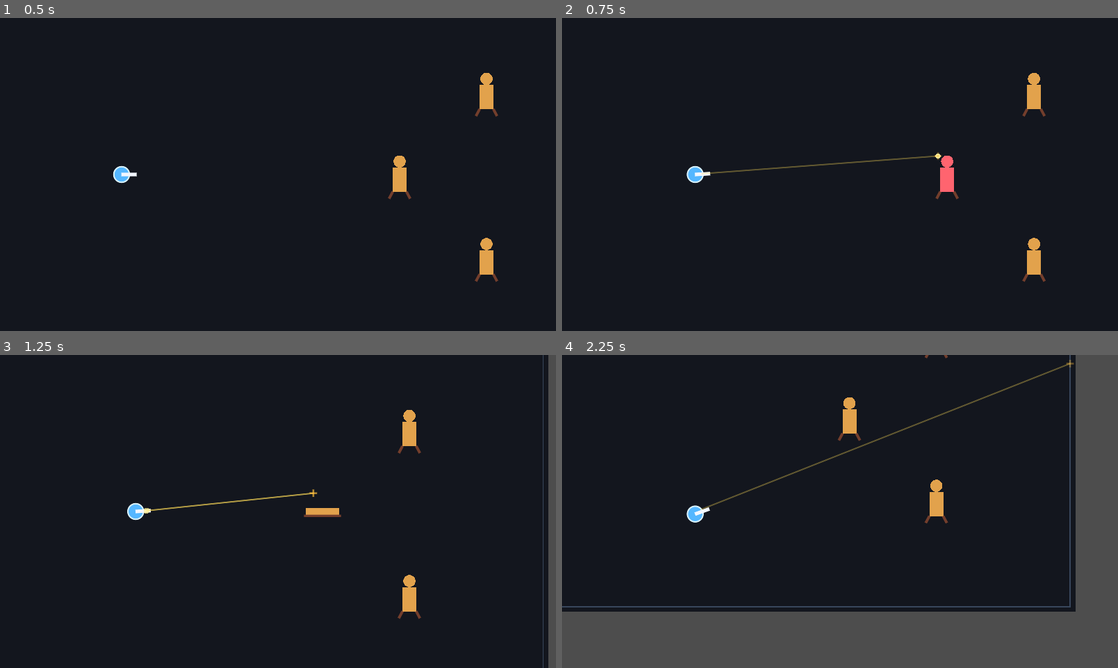
Above: before the commit, frames 1-4 (two rows, left to right).
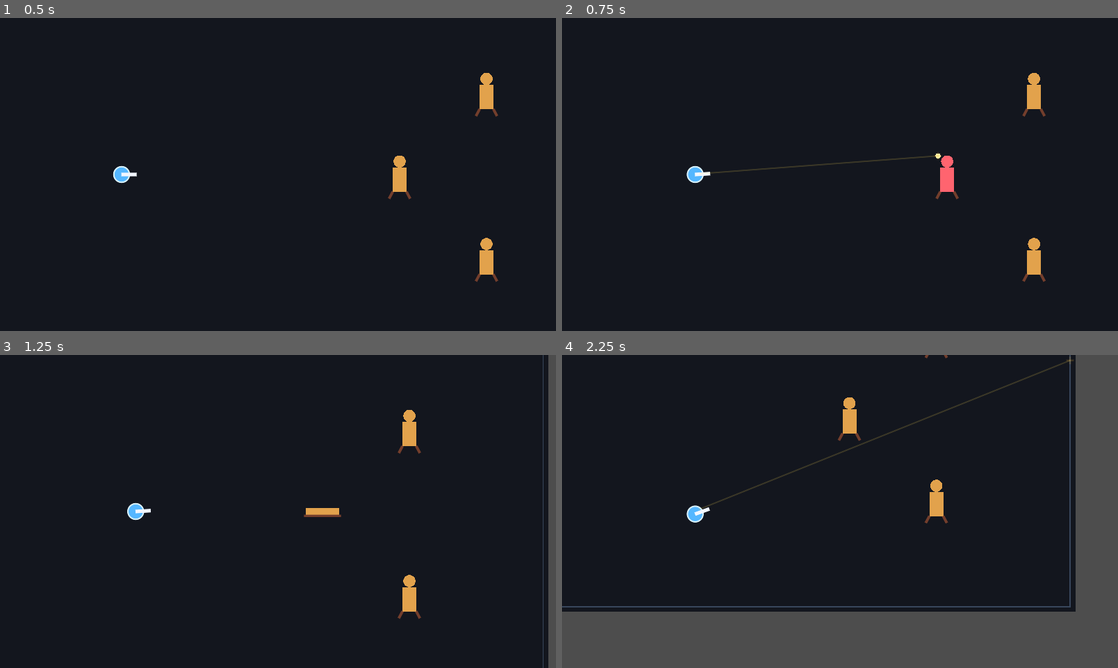
Above: after the commit, the same moments.

Repository: CarlHavingFun/GOGO
Game: Godot game, scene res://scenes/run/m0_ak_lab.tscn
The game is run twice, just before and just after one commit, with the same random seed, the same clock (stepped at 60 frames per second) and the same inputs.
Inputs (mouse positions are in pixels of both pictures, inside the frame that each line leads up to):
- Up to frame 1 (0.5 s): no input
- Up to frame 2 (0.75 s): tap Enter at 0.5 s; move the mouse to (962, 158) at 0.52 s; press the mouse at (962, 158) at 0.53 s; hold D (move_right) from 0.53 s (still down)
- Up to frame 3 (1.25 s): keep holding D (move_right)
- Up to frame 4 (2.25 s): move the mouse to (728, 527) at 1.27 s; release D (move_right) at 1.28 s; release the mouse at (728, 527) at 1.28 s; hold S (move_down) 1.28-2.03 s; click (728, 527) at 1.35 s; move the mouse to (895, 442) at 2.02 s; press the mouse at (895, 442) at 2.03 s; hold D (move_right) from 2.03 s (still down)

Frame 1 is identical in both runs. In frame 2, 0.2% of the frame differs, in the area x 24-69%, y 42-50%; in frame 3, 0.2%; in frame 4, 0.6%, in the area x 24-93%, y 0-50%.

Commit message:
fix: preserve AK cadence and hit semantics

Diff:
--- a/src/actors/training_dummy.gd
+++ b/src/actors/training_dummy.gd
@@ -28,11 +28,13 @@
 			_reset_dummy()
 	queue_redraw()
 
-func take_hit(damage: int, hit_position: Vector2) -> void:
+func take_hit(damage: int, hit_position: Vector2) -> int:
 	if is_knocked_down:
-		return
-	var applied_damage: int = maxi(0, damage)
-	current_health = maxi(0, current_health - applied_damage)
+		return 0
+	var applied_damage: int = mini(current_health, maxi(0, damage))
+	if applied_damage == 0:
+		return 0
+	current_health -= applied_damage
 	_last_hit_local_position = to_local(hit_position)
 	_hit_flash_remaining_seconds = HIT_FLASH_DURATION_SECONDS
 	hit_taken.emit(applied_damage, hit_position, current_health)
@@ -41,6 +43,7 @@
 		_reset_remaining_seconds = reset_delay_seconds
 		knocked_down.emit()
 	queue_redraw()
+	return applied_damage
 
 func get_current_health() -> int:
 	return current_health
--- a/src/combat/weapon_controller.gd
+++ b/src/combat/weapon_controller.gd
@@ -50,11 +50,13 @@
 	if _runtime == null:
 		return
 	var was_reloading: bool = _runtime.is_reloading
-	_runtime.tick(delta_seconds)
+	var fire_is_held: bool = Input.is_action_pressed("fire")
+	_runtime.tick(delta_seconds, fire_is_held)
 	if Input.is_action_just_pressed("reload"):
 		_runtime.start_reload()
-	if Input.is_action_pressed("fire"):
-		_attempt_fire()
+	if fire_is_held:
+		while _attempt_fire():
+			pass
 	_emit_reload_transition(was_reloading, _runtime.is_reloading)
 	_emit_state_if_changed()
 
@@ -95,9 +97,9 @@
 		"spread_degrees": get_current_spread_degrees(),
 	}
 
-func _attempt_fire() -> void:
+func _attempt_fire() -> bool:
 	if not _runtime.try_fire():
-		return
+		return false
 	var aim_direction: Vector2 = _shooter.get_aim_direction()
 	var origin: Vector2 = _shooter.global_position + aim_direction * MUZZLE_OFFSET_PIXELS
 	var shot_direction: Vector2 = _sample_shot_direction(aim_direction, _shooter.is_moving())
@@ -113,10 +115,12 @@
 		end_position = result.get("position", maximum_end_position) as Vector2
 		var dummy: TrainingDummy = result.get("collider") as TrainingDummy
 		if dummy != null:
-			dummy.take_hit(weapon_definition.damage, end_position)
-			hit_confirmed.emit(dummy, weapon_definition.damage, end_position)
+			var applied_damage: int = dummy.take_hit(weapon_definition.damage, end_position)
+			if applied_damage > 0:
+				hit_confirmed.emit(dummy, applied_damage, end_position)
 	_feedback.present_shot(origin, end_position, did_hit)
 	shot_fired.emit(origin, end_position, did_hit)
+	return true
 
 func _sample_shot_direction(aim_direction: Vector2, is_shooter_moving: bool) -> Vector2:
 	var safe_aim_direction: Vector2 = Vector2.RIGHT if aim_direction.is_zero_approx() else aim_direction.normalized()
--- a/src/combat/weapon_runtime.gd
+++ b/src/combat/weapon_runtime.gd
@@ -26,7 +26,7 @@
 		return false
 	current_ammo -= 1
 	recoil = minf(recoil + _recoil_per_shot(), 100.0)
-	_shot_cooldown_remaining = 1.0 / _shots_per_second()
+	_shot_cooldown_remaining += 1.0 / _shots_per_second()
 	if current_ammo == 0:
 		start_reload()
 	return true
@@ -38,8 +38,11 @@
 	_reload_remaining = _reload_duration()
 	return true
 
-func tick(delta_seconds: float) -> void:
-	_shot_cooldown_remaining = maxf(0.0, _shot_cooldown_remaining - delta_seconds)
+func tick(delta_seconds: float, preserve_fire_cooldown_overflow: bool = false) -> void:
+	if preserve_fire_cooldown_overflow and current_ammo > 0 and not is_reloading:
+		_shot_cooldown_remaining -= delta_seconds
+	else:
+		_shot_cooldown_remaining = maxf(0.0, _shot_cooldown_remaining - delta_seconds)
 	recoil = maxf(0.0, recoil - _recoil_recovery_per_second() * delta_seconds)
 	if not is_reloading:
 		return
--- a/tests/integration/test_playable_scene.gd
+++ b/tests/integration/test_playable_scene.gd
@@ -4,8 +4,15 @@
 const PLAYABLE_SCENE_PATH: String = "res://scenes/run/m0_ak_lab.tscn"
 const DIAGONAL_COMPONENT: float = 0.70710678
 const FLOAT_TOLERANCE: float = 0.0001
+const PHYSICS_FRAMES_PER_SECOND: int = 60
+const EXPECTED_SHOTS_AFTER_ONE_SECOND: int = 9
+const EXPECTED_SHOTS_AFTER_TWO_SECONDS: int = 17
 
-func run() -> Array[String]:
+var _shot_end_positions: Array[Vector2] = []
+var _hit_positions: Array[Vector2] = []
+var _hit_damages: Array[int] = []
+
+func run_async() -> Array[String]:
 	var failures: Array[String] = []
 	if not ResourceLoader.exists(PLAYER_CONTROLLER_PATH):
 		failures.append("PlayerController is required for playable-scene integration tests.")
@@ -22,7 +29,7 @@
 	if not failures.is_empty():
 		return failures
 	_test_diagonal_movement_is_normalized(player_script, failures)
-	_test_playable_scene_instantiates(playable_scene, failures)
+	await _test_held_fire_in_real_scene(playable_scene, failures)
 	return failures
 
 func _test_diagonal_movement_is_normalized(player_script: Script, failures: Array[String]) -> void:
@@ -33,15 +40,124 @@
 	_assert_float_equal(direction.length(), 1.0, "Diagonal movement must not exceed unit length.", failures)
 	player.free()
 
-func _test_playable_scene_instantiates(playable_scene: PackedScene, failures: Array[String]) -> void:
+func _test_held_fire_in_real_scene(playable_scene: PackedScene, failures: Array[String]) -> void:
+	var scene_tree: SceneTree = Engine.get_main_loop() as SceneTree
 	var scene_instance: Node = playable_scene.instantiate()
-	_assert_true(scene_instance != null, "The M0 AK lab must instantiate.", failures)
-	scene_instance.free()
+	scene_tree.root.add_child(scene_instance)
+	await scene_tree.physics_frame
+	var player: PlayerController = scene_instance.get_node("Player") as PlayerController
+	var weapon: WeaponController = scene_instance.get_node("Player/WeaponController") as WeaponController
+	var dummy: TrainingDummy = scene_instance.get_node("DummyCenter") as TrainingDummy
+	player.set_physics_process(false)
+	player.velocity = Vector2.ZERO
+	player.set("_aim_direction", Vector2.RIGHT)
+	dummy.reset_delay_seconds = 100.0
+	weapon.shot_fired.connect(_record_shot)
+	weapon.hit_confirmed.connect(_record_hit)
+	Input.action_press("fire")
+	for _physics_frame: int in range(PHYSICS_FRAMES_PER_SECOND):
+		await scene_tree.physics_frame
+	_assert_equal(
+		_shot_end_positions.size(),
+		EXPECTED_SHOTS_AFTER_ONE_SECOND,
+		"Held fire at 60 Hz should produce about nine shots in the first second.",
+		failures
+	)
+	for _physics_frame: int in range(PHYSICS_FRAMES_PER_SECOND):
+		await scene_tree.physics_frame
+	Input.action_release("fire")
+	await scene_tree.physics_frame
+	_assert_equal(
+		_shot_end_positions.size(),
+		EXPECTED_SHOTS_AFTER_TWO_SECONDS,
+		"Held fire should preserve the 8.5 shots/sec cadence over two seconds.",
+		failures
+	)
+	_assert_equal(
+		weapon.get_current_ammo(),
+		30 - EXPECTED_SHOTS_AFTER_TWO_SECONDS,
+		"Successful real-scene shots must consume matching ammo.",
+		failures
+	)
+	_assert_equal(
+		weapon.get_draw_index(),
+		EXPECTED_SHOTS_AFTER_TWO_SECONDS,
+		"Each successful real-scene shot must consume exactly one spread draw.",
+		failures
+	)
+	_assert_true(dummy.get_current_health() < dummy.max_health, "At least one real ray must damage the dummy.", failures)
+	_assert_true(not _hit_positions.is_empty(), "A damaging real ray must emit hit_confirmed.", failures)
+	_assert_equal(
+		_hit_damages.size(),
+		3,
+		"Only the three shots that apply 24 damage may emit hit_confirmed before knockdown.",
+		failures
+	)
+	if not _hit_positions.is_empty() and not _shot_end_positions.is_empty():
+		_assert_true(
+			_hit_positions[0].is_equal_approx(_shot_end_positions[0]),
+			"shot_fired and hit_confirmed must expose the same first-shot endpoint.",
+			failures
+		)
+	var damage_after_knockdown: int = dummy.take_hit(24, dummy.global_position)
+	_assert_equal(
+		damage_after_knockdown,
+		0,
+		"take_hit must report zero actual damage while the dummy is knocked down.",
+		failures
+	)
+	for _physics_frame: int in range(PHYSICS_FRAMES_PER_SECOND):
+		await scene_tree.physics_frame
+	var shots_before_restart: int = _shot_end_positions.size()
+	Input.action_press("fire")
+	await scene_tree.physics_frame
+	Input.action_release("fire")
+	await scene_tree.physics_frame
+	_assert_equal(
+		_shot_end_positions.size(),
+		shots_before_restart + 1,
+		"Stopped fire must not bank negative cooldown and burst on restart.",
+		failures
+	)
+	for _physics_frame: int in range(8):
+		await scene_tree.physics_frame
+	Input.action_press("reload")
+	await scene_tree.physics_frame
+	Input.action_release("reload")
+	await scene_tree.physics_frame
+	_assert_true(weapon.get_is_reloading(), "Reload input must start a partial-magazine reload.", failures)
+	var shots_before_reload_cancel: int = _shot_end_positions.size()
+	Input.action_press("fire")
+	await scene_tree.physics_frame
+	Input.action_release("fire")
+	await scene_tree.physics_frame
+	_assert_equal(
+		_shot_end_positions.size(),
+		shots_before_reload_cancel + 1,
+		"Fire input must cancel a non-empty reload and shoot when cadence allows.",
+		failures
+	)
+	_assert_true(not weapon.get_is_reloading(), "Cancelling fire must leave reload state.", failures)
+	Input.action_release("fire")
+	Input.action_release("reload")
+	scene_instance.queue_free()
+	await scene_tree.process_frame
+
+func _record_shot(_origin: Vector2, end_position: Vector2, _did_hit: bool) -> void:
+	_shot_end_positions.append(end_position)
+
+func _record_hit(_target: TrainingDummy, damage: int, hit_position: Vector2) -> void:
+	_hit_damages.append(damage)
+	_hit_positions.append(hit_position)
 
 func _assert_true(condition: bool, message: String, failures: Array[String]) -> void:
 	if not condition:
 		failures.append(message)
 
+func _assert_equal(actual: Variant, expected: Variant, message: String, failures: Array[String]) -> void:
+	if actual != expected:
+		failures.append("%s Expected %s, got %s." % [message, str(expected), str(actual)])
+
 func _assert_float_equal(actual: float, expected: float, message: String, failures: Array[String]) -> void:
 	if absf(actual - expected) > FLOAT_TOLERANCE:
 		failures.append("%s Expected %.4f, got %.4f." % [message, expected, actual])
--- a/tests/test_runner.gd
+++ b/tests/test_runner.gd
@@ -7,6 +7,9 @@
 ]
 
 func _initialize() -> void:
+	_run_all_tests.call_deferred()
+
+func _run_all_tests() -> void:
 	var failures: Array[String] = []
 	for test_path: String in TEST_PATHS:
 		var test_script: Script = load(test_path) as Script
@@ -14,7 +17,11 @@
 			failures.append("Unable to load test script: %s" % test_path)
 			continue
 		var test_instance: Variant = test_script.new()
-		var test_failures: Array[String] = test_instance.run()
+		var test_failures: Array[String] = []
+		if test_instance.has_method("run_async"):
+			test_failures = await test_instance.run_async()
+		else:
+			test_failures = test_instance.run()
 		failures.append_array(test_failures)
 	if failures.is_empty():
 		print("TESTS PASSED")
Not shown, changed: .superpowers/sdd/2026-07-29-m0-ak-shooting-toy/task-2-report.md
